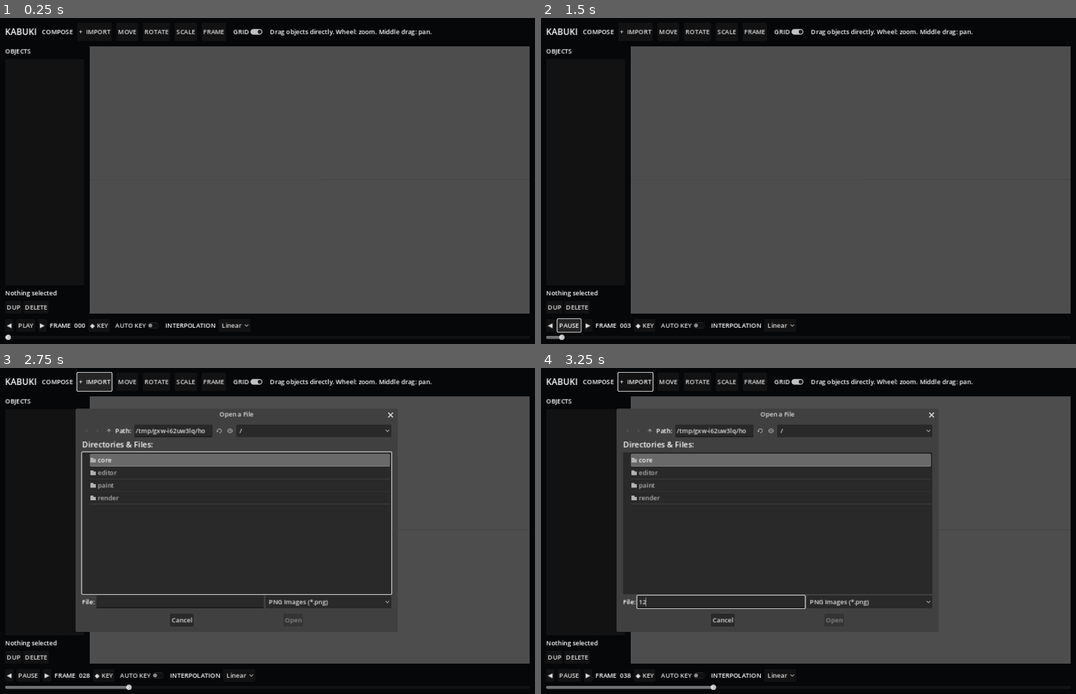
Above: before the commit, frames 1-4 (two rows, left to right).
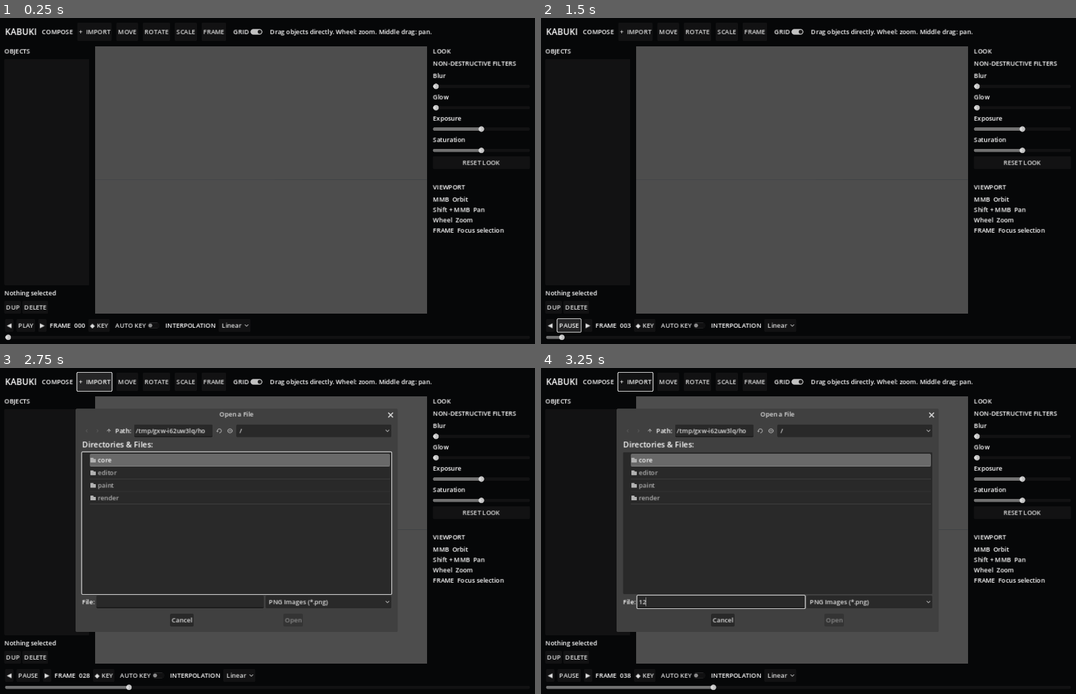
Above: after the commit, the same moments.

Repository: Onnevan/Kabuki
Game: Godot game, scene res://editor/main.tscn
The game is run twice, just before and just after one commit, with the same random seed, the same clock (stepped at 60 frames per second) and the same inputs.
Inputs (mouse positions are in pixels of both pictures, inside the frame that each line leads up to):
- Up to frame 1 (0.25 s): no input
- Up to frame 2 (1.5 s): click (1022, 161) at 0.5 s, where only the run after the commit has a clickable "RESET LOOK"; click "PLAY" at 1.25 s
- Up to frame 3 (2.75 s): click "+ IMPORT" at 2 s
- Up to frame 4 (3.25 s): click (722, 602) at 2.77 s; type "12" at 2.85 s

The runs differ from the first frame. In frame 1, 17% of the frame differs, in the area x 0-99%, y 8-91%; in frame 2, 17%; in frame 3, 16%; in frame 4, 16%.

Commit message:
Redesign workspace with modern inspector and filters

Diff:
--- a/editor/main.tscn
+++ b/editor/main.tscn
@@ -51,9 +51,9 @@
 text="Drag objects directly. Wheel: zoom. Middle drag: pan."
 
 [node name="LeftPanel" type="VBoxContainer" parent="."]
-offset_left=18.0
+offset_left=16.0
 offset_top=72.0
-offset_right=218.0
+offset_right=232.0
 offset_bottom=748.0
 theme_override_constants/separation=8
 [node name="Title" type="Label" parent="LeftPanel"]
@@ -74,9 +74,9 @@
 
 [node name="ViewportContainer" type="SubViewportContainer" parent="."]
 unique_name_in_owner=true
-offset_left=232.0
+offset_left=246.0
 offset_top=72.0
-offset_right=1348.0
+offset_right=1088.0
 offset_bottom=748.0
 stretch=true
 mouse_filter=0
@@ -100,6 +100,52 @@
 unique_name_in_owner=true
 position=Vector3(0,0,3)
 current=true
+
+[node name="RightPanel" type="VBoxContainer" parent="."]
+offset_left=1102.0
+offset_top=72.0
+offset_right=1348.0
+offset_bottom=748.0
+theme_override_constants/separation=7
+[node name="Properties" type="Label" parent="RightPanel"]
+text="LOOK"
+theme_override_font_sizes/font_size=16
+[node name="Hint" type="Label" parent="RightPanel"]
+text="NON-DESTRUCTIVE FILTERS"
+[node name="BlurText" type="Label" parent="RightPanel"]
+text="Blur"
+[node name="Blur" type="HSlider" parent="RightPanel"]
+unique_name_in_owner=true
+max_value=8.0
+step=0.1
+[node name="GlowText" type="Label" parent="RightPanel"]
+text="Glow"
+[node name="Glow" type="HSlider" parent="RightPanel"]
+unique_name_in_owner=true
+max_value=3.0
+step=0.05
+[node name="ExposureText" type="Label" parent="RightPanel"]
+text="Exposure"
+[node name="Exposure" type="HSlider" parent="RightPanel"]
+unique_name_in_owner=true
+min_value=-3.0
+max_value=3.0
+step=0.05
+[node name="SaturationText" type="Label" parent="RightPanel"]
+text="Saturation"
+[node name="Saturation" type="HSlider" parent="RightPanel"]
+unique_name_in_owner=true
+max_value=2.0
+step=0.05
+value=1.0
+[node name="ResetFilters" type="Button" parent="RightPanel"]
+text="RESET LOOK"
+[node name="Spacer" type="Control" parent="RightPanel"]
+custom_minimum_size=Vector2(0,20)
+[node name="NavTitle" type="Label" parent="RightPanel"]
+text="VIEWPORT"
+[node name="NavHelp" type="Label" parent="RightPanel"]
+text="MMB  Orbit\nShift + MMB  Pan\nWheel  Zoom\nFRAME  Focus selection"
 
 [node name="Bottom" type="VBoxContainer" parent="."]
 offset_left=18.0
@@ -157,3 +203,9 @@
 [connection signal="pressed" from="Bottom/Transport/Next" to="." method="_on_next_pressed"]
 [connection signal="pressed" from="Bottom/Transport/Key" to="." method="_on_key_pressed"]
 [connection signal="value_changed" from="Bottom/FrameSlider" to="." method="_on_frame_slider_value_changed"]
+
+[connection signal="value_changed" from="RightPanel/Blur" to="." method="_on_filter_changed"]
+[connection signal="value_changed" from="RightPanel/Glow" to="." method="_on_filter_changed"]
+[connection signal="value_changed" from="RightPanel/Exposure" to="." method="_on_filter_changed"]
+[connection signal="value_changed" from="RightPanel/Saturation" to="." method="_on_filter_changed"]
+[connection signal="pressed" from="RightPanel/ResetFilters" to="." method="_on_reset_filters_pressed"]
